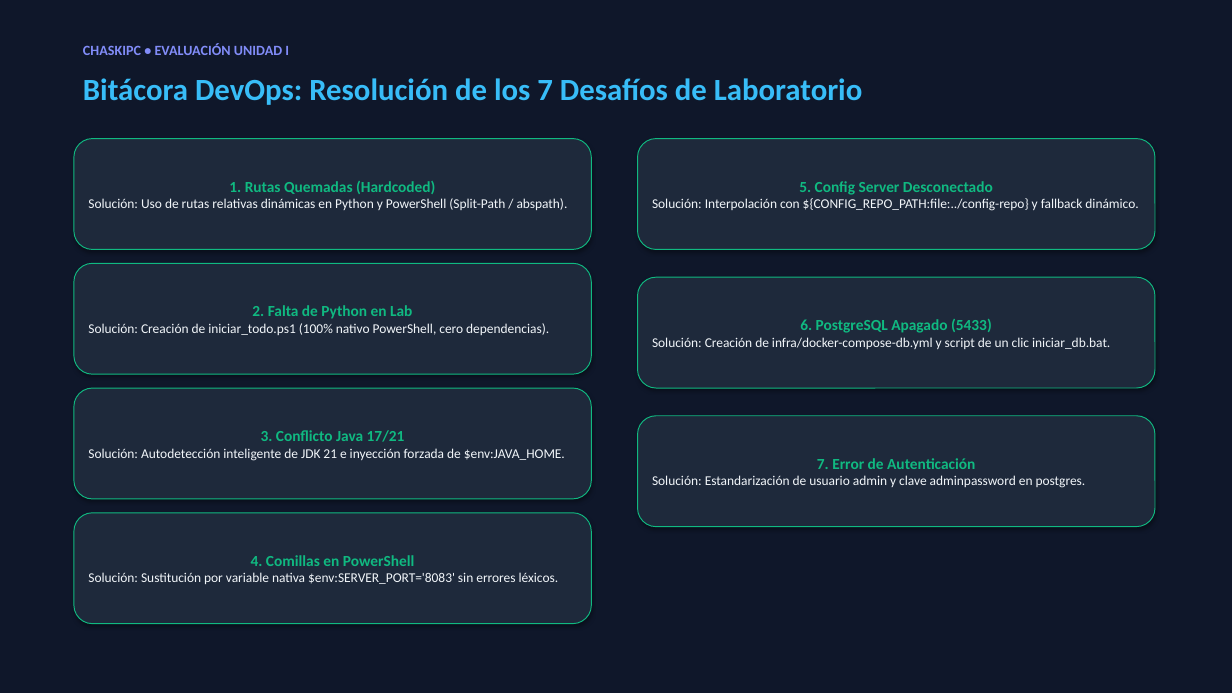
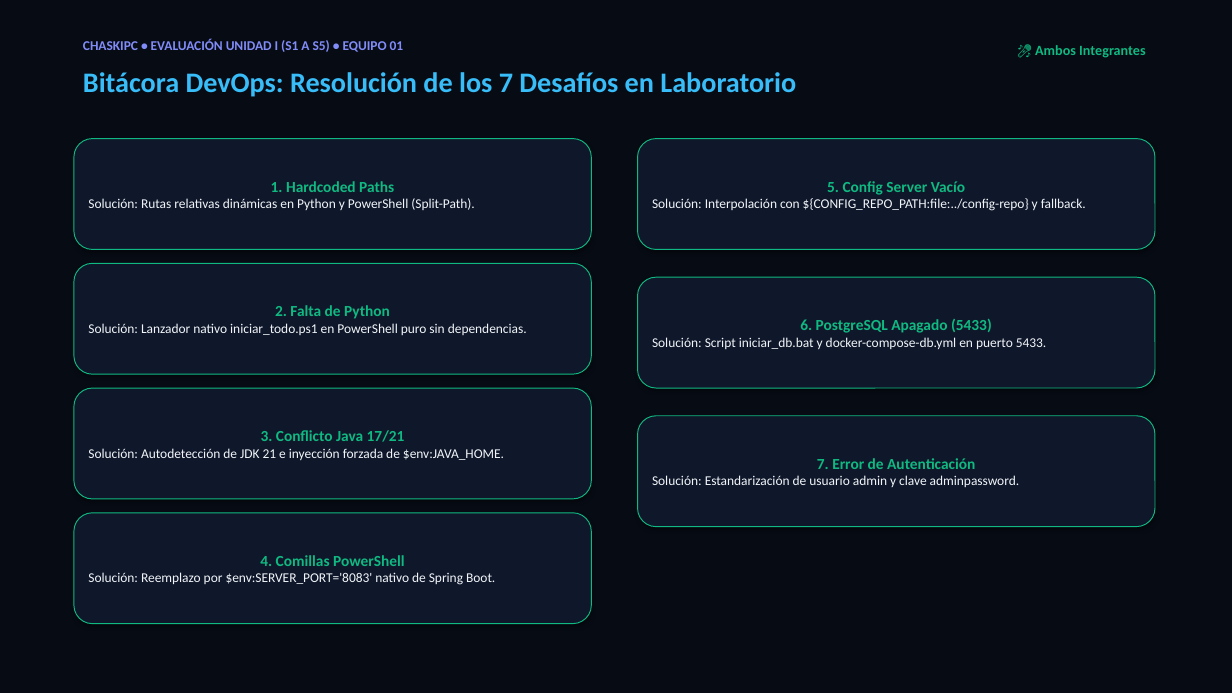
Before and after one commit to jaisesasaki24-cloud/ChaskiByte-Systems, a slide deck: slide 9 of presentacion.pptx (slide 6 before the commit). Drawn at 1232x693 pixels with LibreOffice and Linux fonts; fonts in the diff are those of the drawing. Boxes give left, top, right and bottom in pixels: in the first picture for what was removed or moved away, otherwise in the second. Text is boxed around its words. In the diff, an @@ line names an element or a change of style, - is before the commit and + after.

```diff
--- a/presentacion.pptx
+++ b/presentacion.pptx
@@ rectangle at <box>0,0,1232,693</box>: fill #0F172A to #070B14; outline #0F172A 0.75 pt to #070B14 0.75 pt @@
@@ text at <box>83,39,404,52</box>: text changed; size 11 to 10.5 pt @@
-CHASKIPC • EVALUACIÓN UNIDAD I
+CHASKIPC • EVALUACIÓN UNIDAD I (S1 A S5) • EQUIPO 01
@@ text added at <box>1035,45,1145,58</box>, 11 pt, text #10B981, bold @@
+🎤 Ambos Integrantes
@@ text at <box>83,72,796,97</box>: text changed; size 24 to 22 pt @@
-Bitácora DevOps: Resolución de los 7 Desafíos de Laboratorio
+Bitácora DevOps: Resolución de los 7 Desafíos en Laboratorio
@@ text in rounded rectangle at <box>88,181,474,210</box>: text changed @@
-1. Rutas Quemadas (Hardcoded)
-Solución: Uso de rutas relativas dinámicas en Python y PowerShell (Split-Path / abspath).
+1. Hardcoded Paths
+Solución: Rutas relativas dinámicas en Python y PowerShell (Split-Path).
@@ text in rounded rectangle at <box>652,181,1086,211</box>: text changed @@
-5. Config Server Desconectado
-Solución: Interpolación con ${CONFIG_REPO_PATH:file:../config-repo} y fallback dinámico.
+5. Config Server Vacío
+Solución: Interpolación con ${CONFIG_REPO_PATH:file:../config-repo} y fallback.
@@ fill #1E293B to #0F172A in 7 elements at <box>74,388,592,499</box>, <box>638,416,1155,527</box>, <box>638,139,1155,250</box>, <box>74,139,592,250</box>, <box>74,263,592,374</box>, <box>74,513,592,624</box>, <box>638,277,1155,388</box> @@
@@ text in rounded rectangle at <box>88,305,527,335</box>: text changed @@
-2. Falta de Python en Lab
-Solución: Creación de iniciar_todo.ps1 (100% nativo PowerShell, cero dependencias).
+2. Falta de Python
+Solución: Lanzador nativo iniciar_todo.ps1 en PowerShell puro sin dependencias.
@@ text in rounded rectangle at <box>652,337,1047,349</box>: text changed @@
-Solución: Creación de infra/docker-compose-db.yml y script de un clic iniciar_db.bat.
+Solución: Script iniciar_db.bat y docker-compose-db.yml en puerto 5433.
@@ text in rounded rectangle at <box>88,448,504,460</box>: text changed @@
-Solución: Autodetección inteligente de JDK 21 e inyección forzada de $env:JAVA_HOME.
+Solución: Autodetección de JDK 21 e inyección forzada de $env:JAVA_HOME.
@@ text in rounded rectangle at <box>652,475,1020,487</box>: text changed @@
-Solución: Estandarización de usuario admin y clave adminpassword en postgres.
+Solución: Estandarización de usuario admin y clave adminpassword.
@@ text in rounded rectangle at <box>88,555,495,585</box>: text changed @@
-4. Comillas en PowerShell
-Solución: Sustitución por variable nativa $env:SERVER_PORT='8083' sin errores léxicos.
+4. Comillas PowerShell
+Solución: Reemplazo por $env:SERVER_PORT='8083' nativo de Spring Boot.
```
Also in this commit, not shown: 5 other slides changed, 5 slides added, 2 slides removed, 3 other files.
